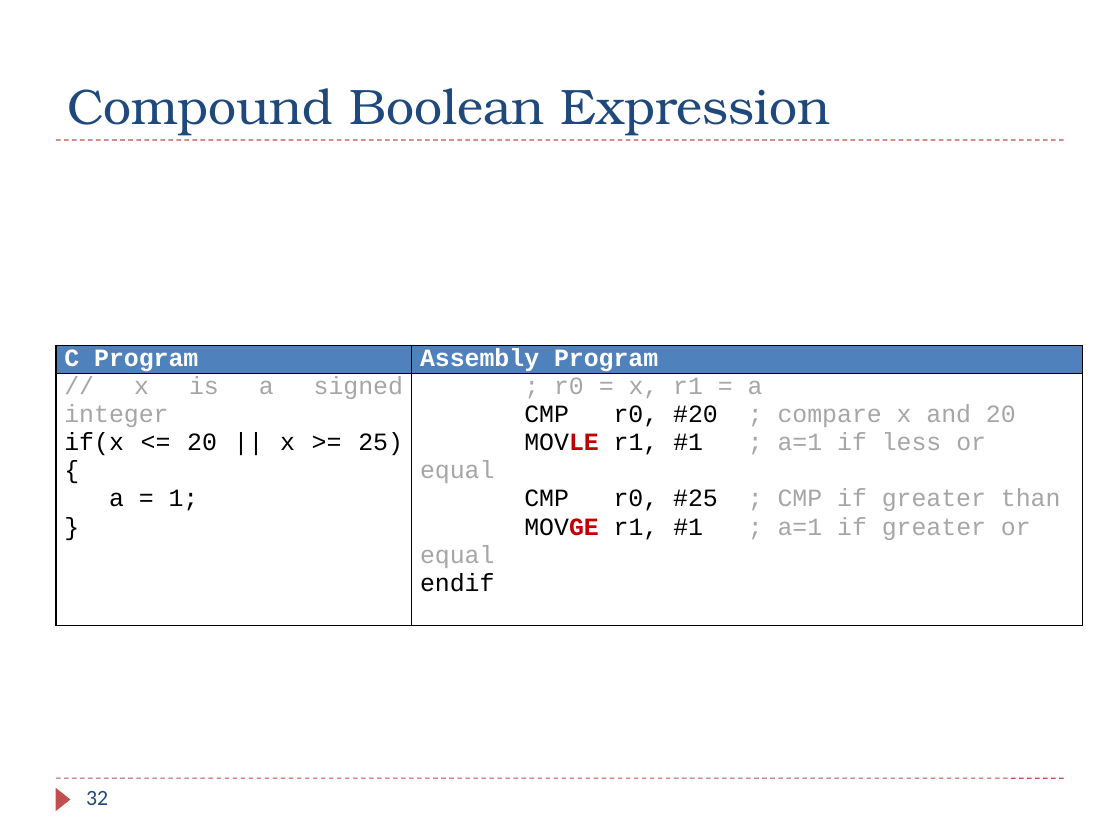
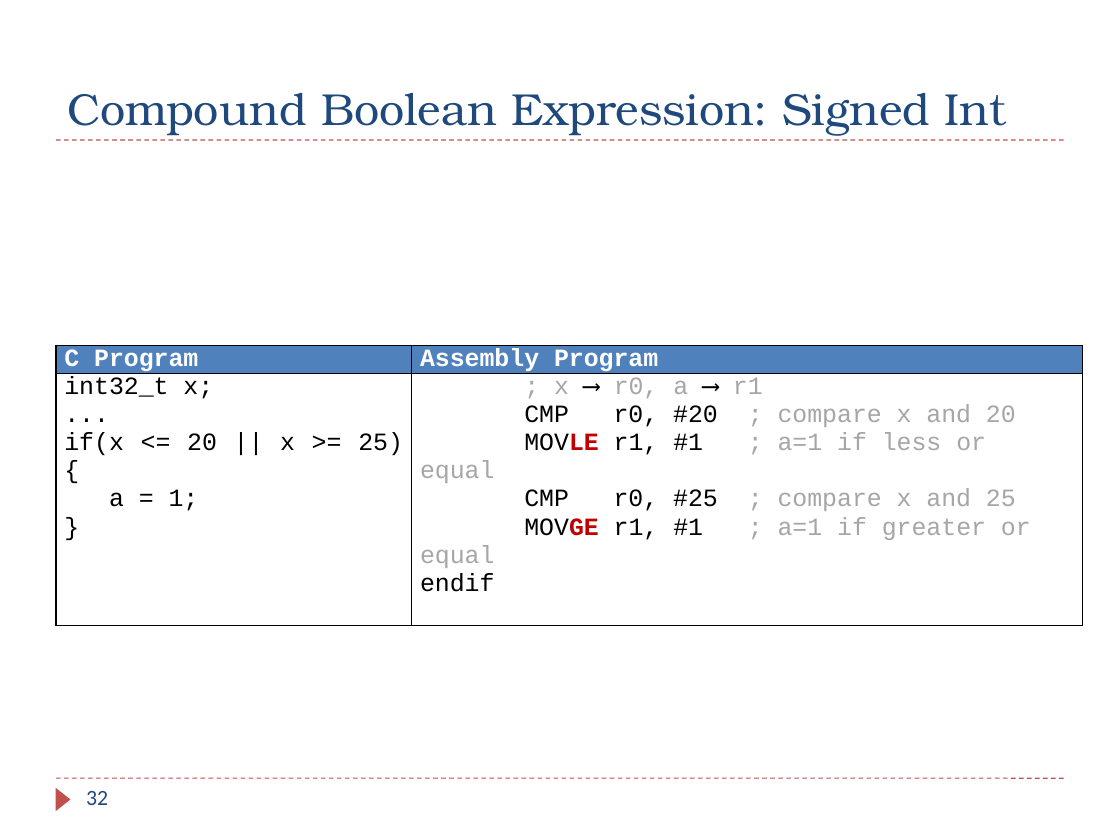
Before and after one commit to guhofstra/CSC111Fa25, a slide deck: slide 32 of PPTs/bak/Textbook Lecture_Slides_V3/Chapter_06_ARM_Flow_Control.pptx. Drawn at 1120x840 pixels with LibreOffice and Linux fonts; fonts in the diff are those of the drawing. Boxes give left, top, right and bottom in pixels: in the first picture for what was removed or moved away, otherwise in the second. Text is boxed around its words. In the diff, an @@ line names an element or a change of style, - is before the commit and + after.

```diff
--- a/PPTs/bak/Textbook Lecture_Slides_V3/Chapter_06_ARM_Flow_Control.pptx
+++ b/PPTs/bak/Textbook Lecture_Slides_V3/Chapter_06_ARM_Flow_Control.pptx
@@ title at [67,93,1007,136]: text changed; size 32 to 28.8 pt @@
-Compound Boolean Expression
+Compound Boolean Expression: Signed Int
@@ table at [56,345,1083,627] @@
-row 2, column 1: // x is a signed integer / if(x <= 20 || x >= 25){ / a = 1; / }
+row 2, column 1: int32_t x; / ... / if(x <= 20 || x >= 25){ / a = 1; / }
-row 2, column 2: ; r0 = x, r1 = a / CMP r0, #20 ; compare x and 20 / MOVLE r1, #1 ; a=1 if less or equal / CMP r0, #25 ; CMP if greater than / MOVGE r1, #1 ; a=1 if greater or equal / endif
+row 2, column 2: ; x ⟶ r0, a ⟶ r1 / CMP r0, #20 ; compare x and 20 / MOVLE r1, #1 ; a=1 if less or equal / CMP r0, #25 ; compare x and 25 / MOVGE r1, #1 ; a=1 if greater or equal / endif
```
Also in this commit, not shown: 19 other slides changed, 1 slide added, 3 slides removed, 44 other files.
